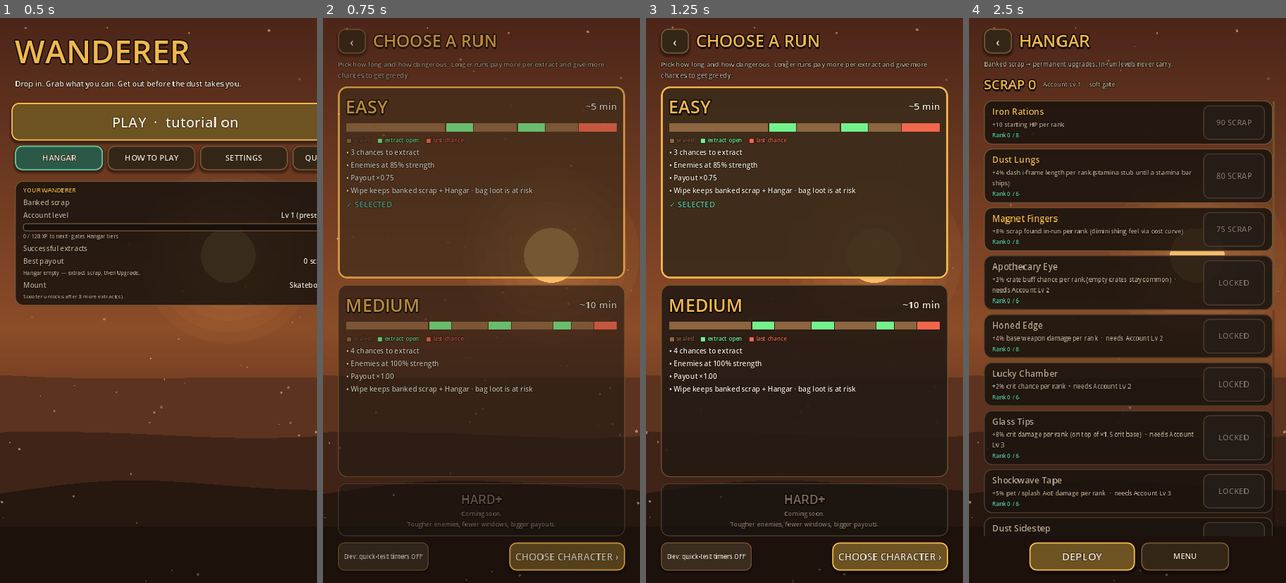
Above: before the commit, frames 1-4 (left to right).
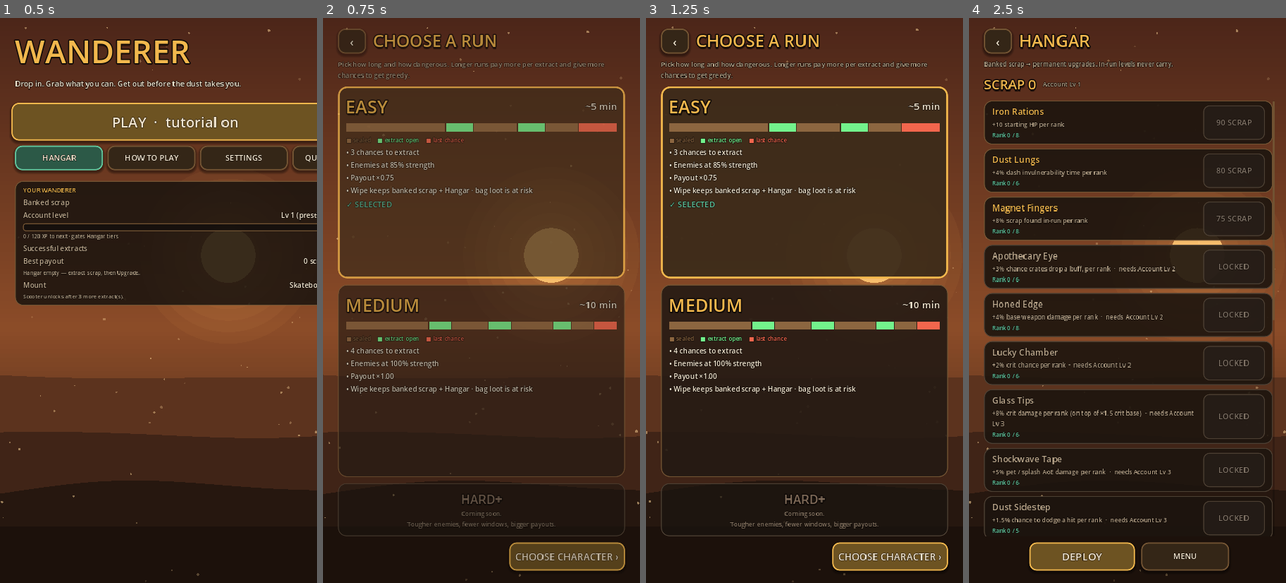
Above: after the commit, the same moments.

Repository: zwoodjr/sprite-lane
Game: Godot game, scene res://scenes/ui/main_menu.tscn
Two runs of this game, one before a commit and one after it. Both use one fixed random seed, a clock stepped at 60 frames per second and the inputs below.
Inputs:
- Up to frame 1 (0.5 s): no input
- Up to frame 2 (0.75 s): click "PLAY · tutorial on" at 0.5 s
- Up to frame 3 (1.25 s): no input
- Up to frame 4 (2.5 s): click "‹" at 1.25 s; click "HANGAR" at 2 s

Frame 1 is identical in both runs. In frame 2, 0.3% of the frame differs, in the area x 4-34%, y 92-98%; in frame 3, 1.4%; in frame 4, 18%, in the area x 4-97%, y 11-92%.

Commit message:
Hide dev quick-test toggle; clean dev text from Hangar; add playtest bot
Quick-test timers only show with GameState.dev_tools. Hangar descriptions no
longer mention stubs / cost curves. tools/playtest_bot drives a headless run.

Co-Authored-By: Claude Opus 5.5 <noreply@anthropic.com>
Claude-Session: https://claude.ai/code/session_01STLULqLnwi5WFZbuYaAjZ9

Diff:
--- a/game/scripts/data/progression.gd
+++ b/game/scripts/data/progression.gd
@@ -121,7 +121,7 @@
 		{
 			"id": "endurance",
 			"name": "Dust Lungs",
-			"desc": "+4% dash i-frame length per rank (stamina stub until a stamina bar ships)",
+			"desc": "+4% dash invulnerability time per rank",
 			"cost": 80,
 			"cost_step": 48,
 			"cost_curve": 1.38,
@@ -133,7 +133,7 @@
 		{
 			"id": "scrap_find",
 			"name": "Magnet Fingers",
-			"desc": "+8% scrap found in-run per rank (diminishing feel via cost curve)",
+			"desc": "+8% scrap found in-run per rank",
 			"cost": 75,
 			"cost_step": 50,
 			"cost_curve": 1.4,
@@ -145,7 +145,7 @@
 		{
 			"id": "loot_quality",
 			"name": "Apothecary Eye",
-			"desc": "+3% crate buff chance per rank (empty crates stay common)",
+			"desc": "+3% chance crates drop a buff, per rank",
 			"cost": 95,
 			"cost_step": 58,
 			"cost_curve": 1.4,
@@ -205,7 +205,7 @@
 		{
 			"id": "dodge",
 			"name": "Dust Sidestep",
-			"desc": "+1.5% chance to shrug a hit per rank (soft-capped in combat)",
+			"desc": "+1.5% chance to dodge a hit per rank",
 			"cost": 100,
 			"cost_step": 60,
 			"cost_curve": 1.45,
@@ -217,7 +217,7 @@
 		{
 			"id": "block",
 			"name": "Brace Plate",
-			"desc": "+2% block (half damage) per rank — full value with Bastion / block-affinity kits; half for others",
+			"desc": "+2% chance to block half a hit per rank (full value for Sister Cinder, half for others)",
 			"cost": 110,
 			"cost_step": 65,
 			"cost_curve": 1.45,
@@ -229,7 +229,7 @@
 		{
 			"id": "move_speed",
 			"name": "Trail Dust",
-			"desc": "+2% move speed per rank (modest — won't outrun TL)",
+			"desc": "+2% move speed per rank",
 			"cost": 85,
 			"cost_step": 50,
 			"cost_curve": 1.38,
@@ -301,7 +301,7 @@
 		{
 			"id": "hangar_notes",
 			"name": "Field Notes",
-			"desc": "Unlock stub — hangar lore scrap (cosmetic for now)",
+			"desc": "Hangar lore from the wastes — collect all three",
 			"cost": 60,
 			"cost_step": 40,
 			"cost_curve": 1.2,
@@ -314,7 +314,7 @@
 			## Hidden until a real loadout / stash screen ships — buying slots with nowhere to assign them is confusing.
 			"id": "insurance_slot",
 			"name": "Extra Tape",
-			"desc": "+1 insurance slot (needs Loadout screen — coming later)",
+			"desc": "+1 insurance slot — keep one more item on a wipe",
 			"cost": 200,
 			"cost_step": 120,
 			"cost_curve": 1.5,
--- a/game/scripts/ui/hangar.gd
+++ b/game/scripts/ui/hangar.gd
@@ -15,7 +15,7 @@
 	## Short copy on portrait so the catalog keeps vertical room under Xogot chrome.
 	var intro := UiTheme.body_label(
 		"Banked scrap → permanent upgrades. In-run levels never carry." if portrait
-		else "Spend banked scrap on permanent upgrades. In-run levels never carry — only what you buy here sticks after a wipe. Costs stretch so a few extracts won't dump the tree.",
+		else "Spend banked scrap on permanent upgrades. In-run levels never carry — only what you buy here sticks after a wipe.",
 		14 if portrait else 15, UiTheme.TEXT_DIM
 	)
 	c.add_child(intro)
@@ -27,8 +27,8 @@
 	_scrap_label.horizontal_alignment = HORIZONTAL_ALIGNMENT_LEFT
 	top.add_child(_scrap_label)
 	var prestige := UiTheme.body_label(
-		"Account Lv %d  ·  soft gate" % GameState.account_level if portrait
-		else "Account Lv %d  ·  soft gate for higher tiers" % GameState.account_level,
+		"Account Lv %d" % GameState.account_level if portrait
+		else "Account Lv %d  ·  unlocks higher upgrades" % GameState.account_level,
 		14 if portrait else 16, UiTheme.TEXT_DIM, false
 	)
 	prestige.vertical_alignment = VERTICAL_ALIGNMENT_CENTER
--- a/game/scripts/ui/mode_select.gd
+++ b/game/scripts/ui/mode_select.gd
@@ -38,6 +38,9 @@
 		GameState.fast_timers = on
 		_refresh()
 	)
+	_fast.visible = GameState.dev_tools
+	if not GameState.dev_tools:
+		GameState.fast_timers = false
 	bottom.add_child(_fast)
 	var sp := Control.new()
 	sp.size_flags_horizontal = Control.SIZE_EXPAND_FILL
--- /dev/null
+++ b/game/tools/playtest_bot.gd
@@ -0,0 +1,200 @@
+extends Node
+
+## Throwaway playtest bot (scratch copy only). Plays like a phone player:
+## single stick, run = aim + auto-fire, FIRE when idle, DASH when crowded,
+## heads to an open extract pad. Logs a line per second, snaps PNGs.
+
+var _out := "/tmp/shots"
+var _secs := 150.0
+var _m: Node
+var _p: Node2D
+var _t := 0.0
+var _log_t := 0.0
+var _snap_t := 0.0
+var _n := 0
+var _kills_seen := {}
+var _dmg_events := 0
+var _last_hp := 100.0
+var _wander := Vector2.RIGHT
+var _wander_t := 0.0
+var _ended := false
+var _frames := 0
+var _go := false
+var _headless := false
+var _abil_t := 3.0
+var _abil_uses := 0
+var _mount_toggles := 0
+var _pet_far := 0.0
+var _min_hp := 9999.0
+var _reload_s := 0.0
+var _stuck_s := 0.0
+var _last_pos := Vector2.ZERO
+
+
+func _ready() -> void:
+	var a := OS.get_cmdline_user_args()
+	if a.size() > 0: _out = a[0]
+	if a.size() > 1: _secs = float(a[1])
+	var ch := a[2] if a.size() > 2 else ""
+	DirAccess.make_dir_recursive_absolute(_out)
+	process_mode = Node.PROCESS_MODE_ALWAYS
+	GameState.tutorial_done = true
+	TouchInput.touch_primary = true
+	if ch != "": GameState.selected_character_id = ch
+	if a.size() > 3: GameState.selected_mode_id = a[3]
+	if a.size() > 4: GameState.selected_pet_id = a[4]
+	_headless = DisplayServer.get_name() == "headless"
+	print("BOT char=", GameState.selected_character_id, " mode=", GameState.selected_mode_id)
+	GameState.begin_run()
+	_m = (load("res://scenes/match/match.tscn") as PackedScene).instantiate()
+	get_tree().root.add_child.call_deferred(_m)
+	await get_tree().process_frame
+	await get_tree().process_frame
+	get_tree().current_scene = _m
+	_p = _m.get_node("World/Player")
+	_p.died.connect(func() -> void: print("EVENT died t=%.1f" % _t))
+	_p.health_changed.connect(func(c: float, mx: float) -> void:
+		if c < _last_hp: _dmg_events += 1
+		_last_hp = c)
+	_go = true
+
+
+func _snap(name: String) -> void:
+	if _headless: return
+	await RenderingServer.frame_post_draw
+	var img := get_viewport().get_texture().get_image()
+	img.save_png("%s/%s.png" % [_out, name])
+
+
+func _nearest(group: String) -> Node2D:
+	var best: Node2D = null
+	var bd := INF
+	for e in get_tree().get_nodes_in_group(group):
+		if not is_instance_valid(e) or not (e is Node2D): continue
+		var d: float = (e as Node2D).global_position.distance_to(_p.global_position)
+		if d < bd:
+			bd = d
+			best = e
+	return best
+
+
+func _process(delta: float) -> void:
+	if not _go: return
+	_frames += 1
+	if _p == null or not is_instance_valid(_p):
+		if not _ended:
+			_ended = true
+			_summary()
+			print("EVENT scene_changed t=%.1f scene=%s" % [_t, get_tree().current_scene.name if get_tree().current_scene else "?"])
+			await get_tree().create_timer(1.0, true, false, true).timeout
+			await _snap("zz_end")
+			get_tree().quit()
+		return
+	if get_tree().paused:
+		## Upgrade picker or pause menu — log and click first choice-ish by unpausing via picker API.
+		for n in get_tree().root.find_children("*", "", true, false):
+			if n.has_method("_pick") and n.get("_open"):
+				print("EVENT upgrade_picker t=%.1f" % _t)
+				await _snap("upgrade_%02d" % _n)
+				var ch: Array = Progression.roll_run_choices(2)
+				n._pick(ch[0])
+				break
+		return
+	_t += delta
+	_drive(delta)
+	_extra(delta)
+	_log_t += delta
+	_snap_t += delta
+	if _log_t >= 1.0:
+		_log_t = 0.0
+		var en := get_tree().get_nodes_in_group("enemies").size()
+		var ne := _nearest("enemies")
+		var nd: float = ne.global_position.distance_to(_p.global_position) if ne else -1.0
+		print("T %5.1f fps=%d hp=%.0f/%.0f enemies=%d nearest=%.0f phase=%d extract=%s pos=(%.0f,%.0f) hits=%d" % [
+			_t, Engine.get_frames_per_second(), _p.hp, _p.max_hp, en, nd,
+			_m.get("_phase_index"), _m.call("is_extract_open"), _p.global_position.x, _p.global_position.y, _dmg_events])
+	if _snap_t >= (5.0 if _secs < 30.0 else 8.0):
+		_snap_t = 0.0
+		_n += 1
+		_snap("shot_%02d_t%03d" % [_n, int(_t)])
+	if _t >= _secs:
+		_summary()
+		print("EVENT timeout")
+		_ended = true
+		await _snap("zz_end")
+		get_tree().quit()
+
+
+func _drive(delta: float) -> void:
+	var mv := Vector2.ZERO
+	TouchInput.fire_held = false
+	var e := _nearest("enemies")
+	## Extract when open
+	if _m.call("is_extract_open"):
+		var best: Node2D = null
+		var bd := INF
+		for pad in _m.call("get_pads"):
+			if is_instance_valid(pad) and pad.get("open"):
+				var d: float = pad.global_position.distance_to(_p.global_position)
+				if d < bd: bd = d; best = pad
+		if best:
+			var to := best.global_position - _p.global_position
+			mv = to.normalized() if to.length() > 12.0 else Vector2.ZERO
+			if e and e.global_position.distance_to(_p.global_position) < 90.0:
+				TouchInput.pulse_dash()
+			TouchInput.move_vector = mv
+			if mv == Vector2.ZERO: TouchInput.fire_held = true
+			return
+	if e:
+		var to: Vector2 = e.global_position - _p.global_position
+		var d := to.length()
+		if d < 110.0:
+			## Too close: run away (fires backwards = away from enemy) and dash.
+			mv = -to.normalized().rotated(0.6)
+			TouchInput.pulse_dash()
+		elif d < 420.0:
+			## In range: run AT it to shoot (single-stick run = aim), strafe a bit.
+			mv = to.normalized().rotated(0.35 * sin(_t * 2.0))
+			if d < 200.0:
+				## Stand still and hold FIRE (idle auto-aim) instead of running into it.
+				mv = Vector2.ZERO
+				TouchInput.fire_held = true
+		else:
+			mv = _wander_dir(delta)
+	else:
+		mv = _wander_dir(delta)
+	TouchInput.move_vector = mv
+
+
+func _wander_dir(delta: float) -> Vector2:
+	_wander_t -= delta
+	if _wander_t <= 0.0:
+		_wander_t = 3.0
+		_wander = Vector2.RIGHT.rotated(randf() * TAU)
+	return _wander
+
+
+func _extra(delta: float) -> void:
+	_min_hp = min(_min_hp, _p.hp)
+	if _p.get("_reload_left") > 0.0: _reload_s += delta
+	if TouchInput.move_vector.length() > 0.5 and _p.global_position.distance_to(_last_pos) < 0.3: _stuck_s += delta
+	_last_pos = _p.global_position
+	_abil_t -= delta
+	var e := _nearest("enemies")
+	if _abil_t <= 0.0 and e and e.global_position.distance_to(_p.global_position) < 300.0:
+		_abil_t = 4.0
+		TouchInput.pulse_ability()
+		_abil_uses += 1
+	if int(_t * 60) % (60 * 25) == 0 and _t > 1.0:
+		TouchInput.pulse_mount()
+		_mount_toggles += 1
+	for pet in get_tree().get_nodes_in_group("pets"):
+		if is_instance_valid(pet) and pet.global_position.distance_to(_p.global_position) > 500.0:
+			_pet_far += delta
+
+
+func _summary() -> void:
+	print("SUMMARY char=%s pet=%s mode=%s t=%.0f hp_end=%.0f min_hp=%.0f kills=%d scrap=%d runlv=%d hits=%d abil=%d mounts=%d pet_far_s=%.0f reload_s=%.0f stuck_s=%.0f" % [
+		GameState.selected_character_id, GameState.selected_pet_id, GameState.selected_mode_id, _t,
+		_p.hp if is_instance_valid(_p) else -1.0, _min_hp, GameState.kills, GameState.get("scrap_found"), GameState.run_level,
+		_dmg_events, _abil_uses, _mount_toggles, _pet_far, _reload_s, _stuck_s])
--- /dev/null
+++ b/game/tools/playtest_bot.tscn
@@ -0,0 +1,6 @@
+[gd_scene load_steps=2 format=3]
+
+[ext_resource type="Script" path="res://tools/playtest_bot.gd" id="1"]
+
+[node name="Bot" type="Node"]
+script = ExtResource("1")
